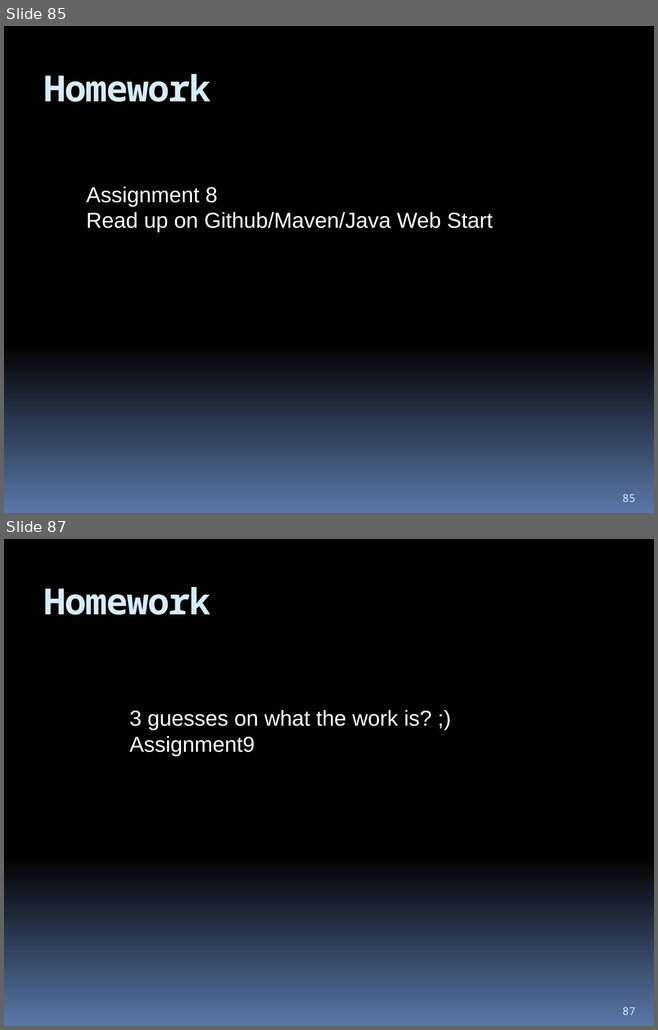
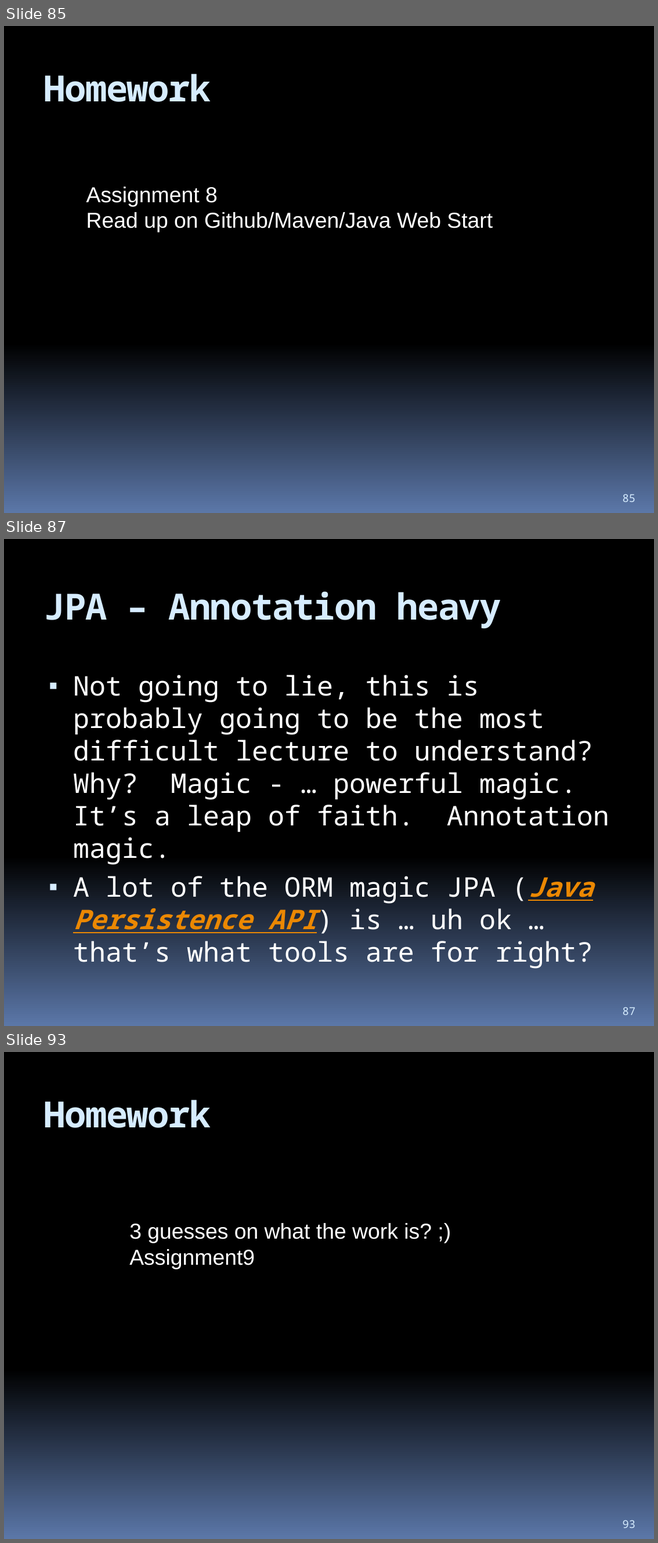
Before and after one commit to hchan/comp2613, a slide deck: coursePresentation.pptx. Shown one above the other, each under a label of ours: slides 85 and 87 before the commit, slides 85, 87 and 93 after it; the slides between them are not shown. The pictures are 658x1030 and 658x1543 pixels, drawn with LibreOffice and Linux fonts; fonts in the diff are those of the drawing. Boxes give left, top, right and bottom in pixels: in the first picture for what was removed or moved away, otherwise in the second. Text is boxed around its words. In the diff, an @@ line names an element or a change of style, - is before the commit and + after.

```diff
--- a/coursePresentation.pptx
+++ b/coursePresentation.pptx
@@ slide 87 added at box(4, 539, 654, 1026), background gradient #000000 to #5B77A8 @@
@@ title added at box(44, 591, 501, 629), 40 pt, text #D6ECFF, bold @@
+JPA – Annotation heavy
@@ text added at box(73, 675, 609, 969), 30 pt, text #FFFFFF @@
+▪ Not going to lie, this is probably going to be the most difficult lecture to understand? Why? Magic - … powerful magic. It’s a leap of faith. Annotation magic.
+▪ A lot of the ORM magic JPA (Java Persistence API) is … uh ok … that’s what tools are for right?
@@ page number added at box(622, 1007, 635, 1015), 12 pt, text #D6ECFF @@
+87
@@ what was slide 87 is now slide 93 @@
@@ page number at box(622, 1520, 635, 1528): text changed @@
-87
+93
```
Also in this commit, not shown: 6 other slides added, 1 slide removed, 7 other files.
